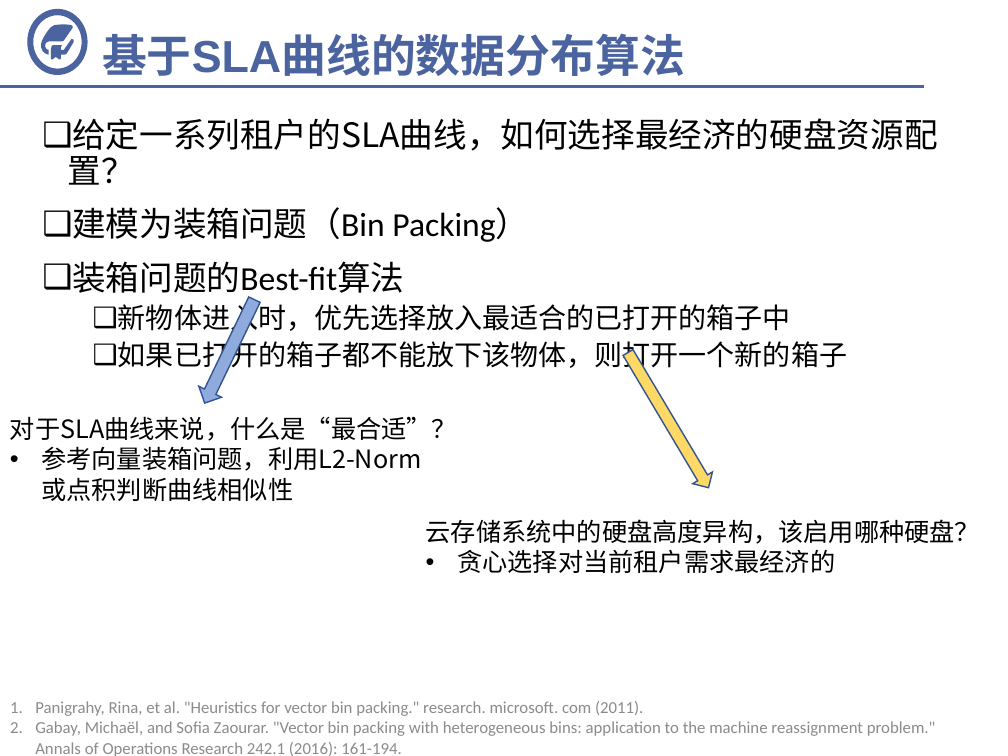
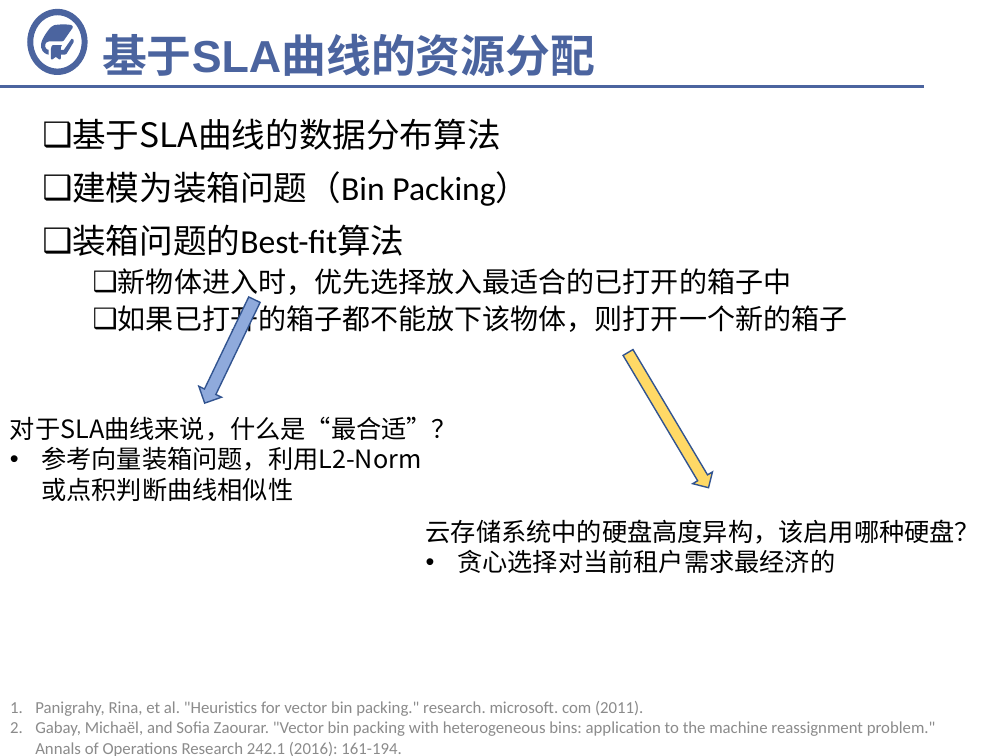
Before and after one commit to fandahao17/undergrad-thesis, a slide deck: slide 13 of 答辩.pptx (slide 12 before the commit). Drawn at 1008x756 pixels with LibreOffice and Linux fonts; fonts in the diff are those of the drawing; background and template pictures are left out. Boxes give left, top, right and bottom in pixels: in the first picture for what was removed or moved away, otherwise in the second. Text is boxed around its words. In the diff, an @@ line names an element or a change of style, - is before the commit and + after.

```diff
--- a/答辩.pptx
+++ b/答辩.pptx
@@ title at bbox=[102, 34, 595, 76]: text changed @@
-基于SLA曲线的数据分布算法
+基于SLA曲线的资源分配
@@ text at bbox=[72, 118, 500, 150]: text changed @@
-❑ 给定一系列租户的SLA曲线，如何选择最经济的硬盘资源配置？
+❑ 基于SLA曲线的数据分布算法
```
Also in this commit, not shown: 10 other slides changed, 2 slides added, 1 slide removed.
